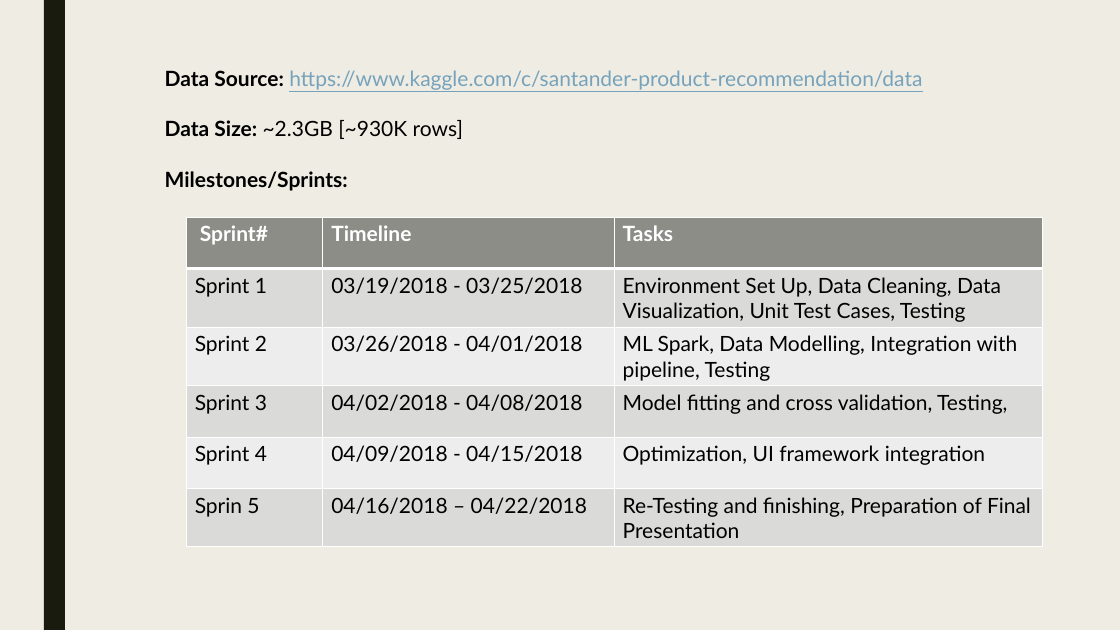
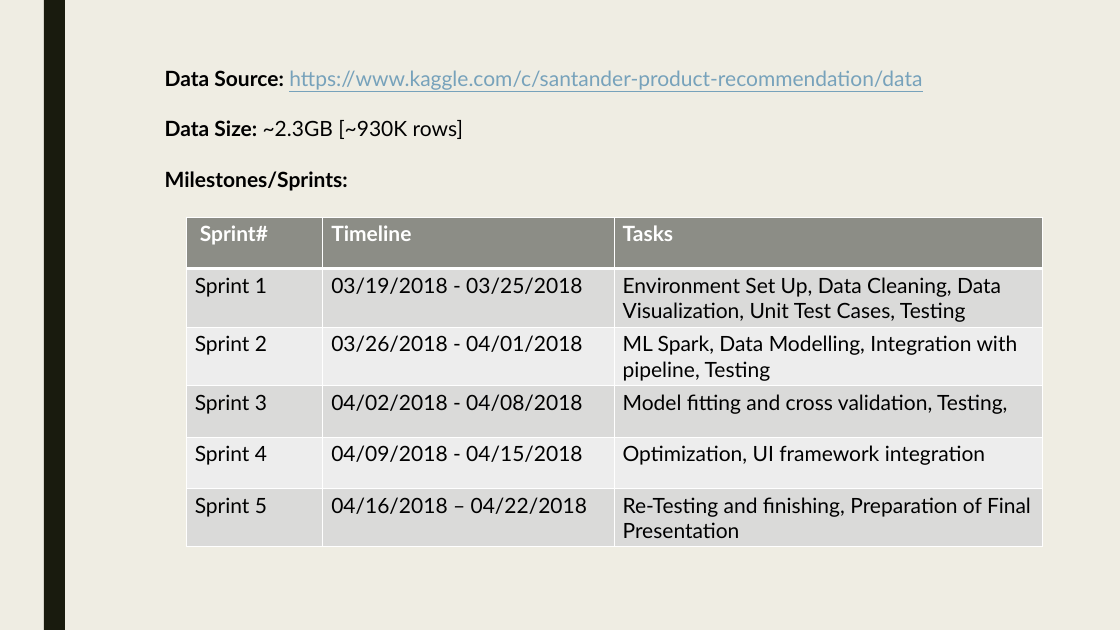
Before and after one commit to vaishalilambe/Team7_Santander_Product_Recommendation, a slide deck: slide 5 of presentation/Project_Presentation.pptx. Drawn at 1120x630 pixels with LibreOffice and Linux fonts; fonts in the diff are those of the drawing. Boxes give left, top, right and bottom in pixels: in the first picture for what was removed or moved away, otherwise in the second. Text is boxed around its words. In the diff, an @@ line names an element or a change of style, - is before the commit and + after.

Commit message:
Just updated it for final sprint activities as per semester schedule

```diff
--- a/presentation/Project_Presentation.pptx
+++ b/presentation/Project_Presentation.pptx
@@ table at (187,217,1043,547) @@
-row 6, column 1: Sprin 5
+row 6, column 1: Sprint 5
```
